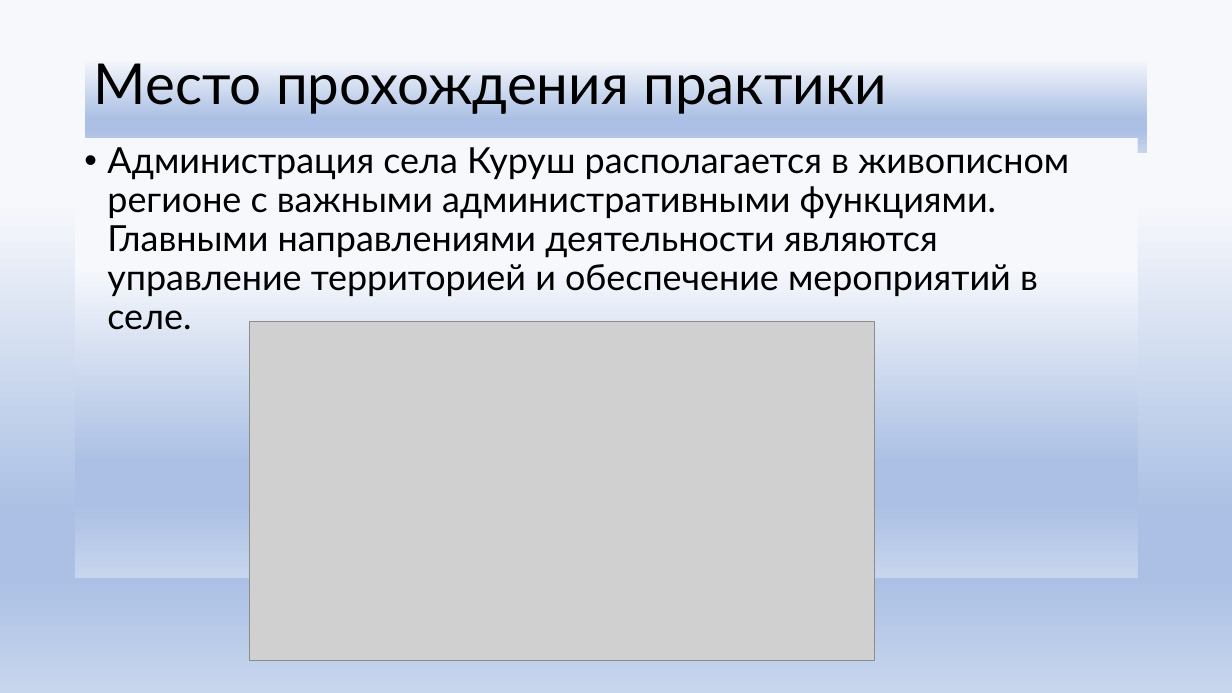
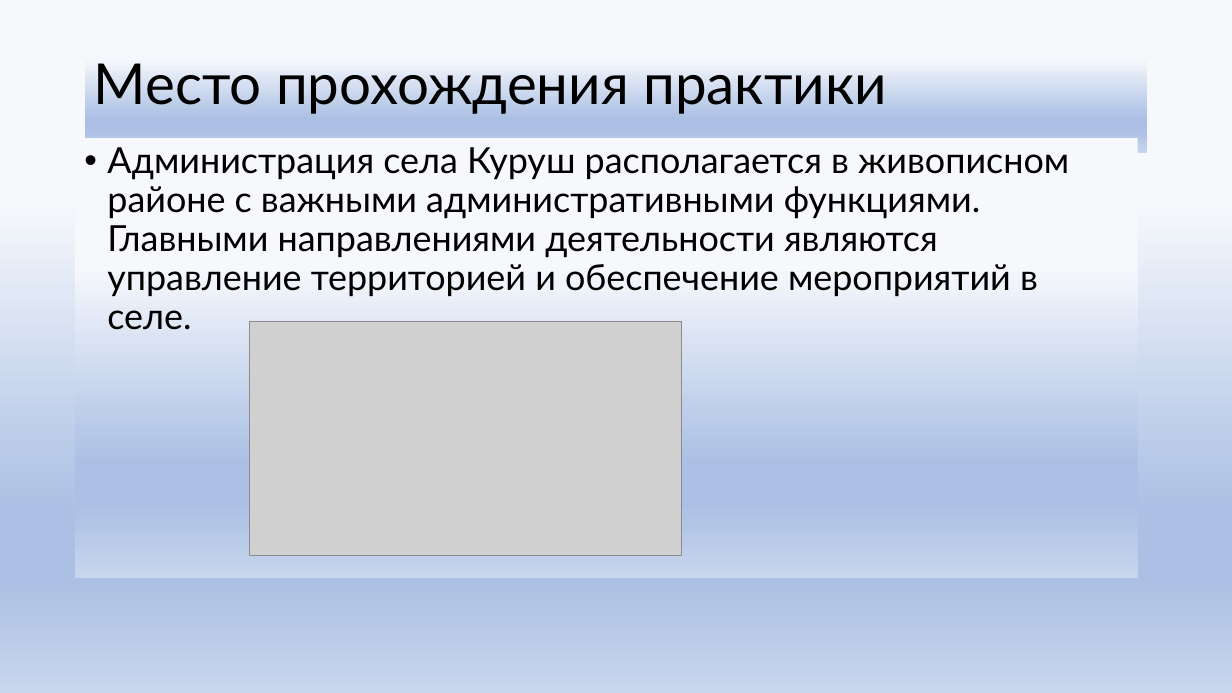
Before and after one commit to JamikKhidirov/-1212, a slide deck: slide 3 of Презентация места практики.pptx. Drawn at 1232x693 pixels with LibreOffice and Linux fonts; fonts in the diff are those of the drawing; grey boxes stand for pictures. Boxes give left, top, right and bottom in pixels: in the first picture for what was removed or moved away, otherwise in the second. Text is boxed around its words. In the diff, an @@ line names an element or a change of style, - is before the commit and + after.

```diff
--- a/Презентация места практики.pptx
+++ b/Презентация места практики.pptx
@@ text at (107,147,1069,330): text changed @@
-• Администрация села Куруш располагается в живописном регионе с важными административными функциями. Главными направлениями деятельности являются управление территорией и обеспечение мероприятий в селе.
+• Администрация села Куруш располагается в живописном районе с важными административными функциями. Главными направлениями деятельности являются управление территорией и обеспечение мероприятий в селе.
@@ picture: place and size @@
-picture at (250,322,875,661)
+picture at (250,322,681,556)
```
